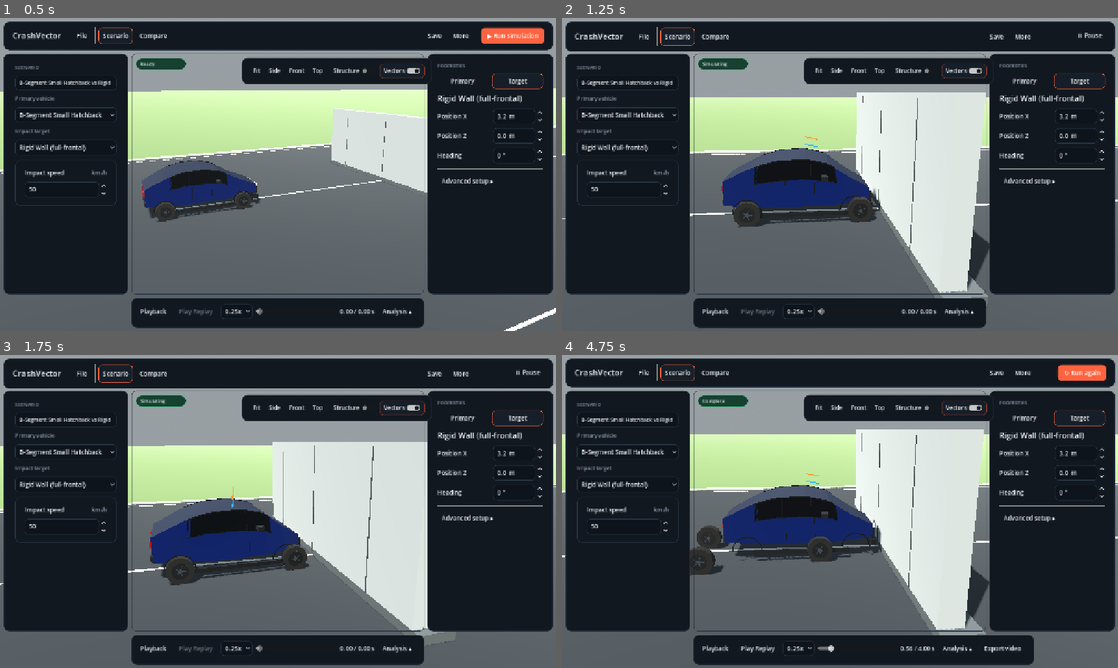
Above: before the commit, frames 1-4 (two rows, left to right).
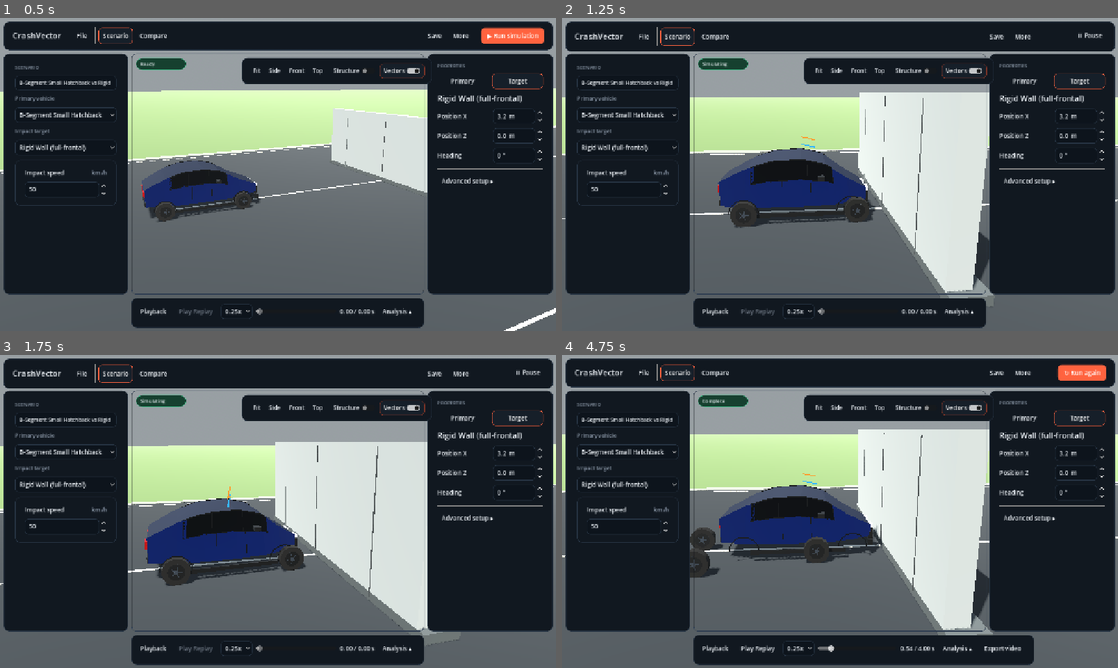
Above: after the commit, the same moments.

Repository: ArrowSK/crashvector
Game: Godot game, scene res://app/main.tscn
The game is run twice, just before and just after one commit, with the same random seed, the same clock (stepped at 60 frames per second) and the same inputs.
Inputs (mouse positions are in pixels of both pictures, inside the frame that each line leads up to):
- Up to frame 1 (0.5 s): no input
- Up to frame 2 (1.25 s): click "▶ Run simulation" at 0.5 s
- Up to frame 3 (1.75 s): tap Enter at 1.25 s; move the mouse to (400, 495) at 1.27 s; hold Right from 1.28 s (still down); click (400, 495) at 1.42 s
- Up to frame 4 (4.75 s): release Right at 2 s; drag from (728, 527) to (812, 574) at 2.02 s; move the mouse to (895, 442) at 2.77 s; hold Right 2.78-3.5 s; drag from (812, 574) to (673, 464) at 3.52 s; move the mouse to (1006, 558) at 4.27 s; hold Left from 4.28 s (still down)

Frame 1 is identical in both runs. In frame 2, 2.6% of the frame differs, in the area x 0-100%, y 23-92%; in frame 3, 1.7%; in frame 4, 2.8%, in the area x 0-100%, y 23-95%.

Commit message:
fix: align physical contact and road-user support

Diff:
--- a/src/road_users/m22_road_user_proxy_3d.gd
+++ b/src/road_users/m22_road_user_proxy_3d.gd
@@ -128,19 +128,6 @@
 	if target_type == ScenarioConfig.TARGET_CYCLIST and impact_received:
 		_release_cyclist_couplings()
 
-func _uses_preimpact_pose_control() -> bool:
-	return target_type == ScenarioConfig.TARGET_CYCLIST or super._uses_preimpact_pose_control()
-
-func _preimpact_gravity_scale_for_body(body: RigidBody3D) -> float:
-	if target_type != ScenarioConfig.TARGET_CYCLIST:
-		return super._preimpact_gravity_scale_for_body(body)
-	# The bicycle frame and wheel support bodies keep their established road
-	# contact. Only the unsupported rider is held upright until a real impact,
-	# avoiding the airborne pre-impact pose without making the bicycle static.
-	if body == self or body in _bicycle_wheels:
-		return 1.0
-	return 0.0
-
 func _on_articulated_body_entered(body: Node) -> void:
 	super._on_articulated_body_entered(body)
 	if target_type == ScenarioConfig.TARGET_CYCLIST and body is VehicleRigidChassis:
--- a/src/road_users/road_user_articulated_proxy_3d.gd
+++ b/src/road_users/road_user_articulated_proxy_3d.gd
@@ -53,6 +53,10 @@
 	for leg in [left_lower_leg, right_lower_leg]:
 		_add_capsule_collision(leg, "LowerLegCollision", 0.072 * scale, 0.36 * scale, Vector3.ZERO)
 		_add_capsule_visual(leg, "LowerLeg", 0.072 * scale, 0.36 * scale, Color(0.08, 0.10, 0.14))
+		# Foot contact closes the previous gap between the lower-leg collider and
+		# the road. The articulated standing pose now has real support under
+		# normal gravity instead of relying on a gravity-disabled pre-impact mode.
+		_add_box_collision(leg, "FootCollision", Vector3(0.26, 0.10, 0.14) * scale, Vector3(0.10, -0.22, 0.0) * scale)
 
 	# Joint-local X is the primary twist/hinge axis. Y/Z form the bounded swing
 	# envelope. These conservative angles are generic numerical limits only.
--- a/src/road_users/road_user_rigid_proxy_3d.gd
+++ b/src/road_users/road_user_rigid_proxy_3d.gd
@@ -31,6 +31,8 @@
 var maximum_speed_ms: float = 0.0
 var maximum_travel_m: float = 0.0
 var maximum_center_height_m: float = 0.0
+var minimum_preimpact_center_height_m: float = 0.0
+var maximum_preimpact_center_height_m: float = 0.0
 var maximum_articulation_angle_deg: float = 0.0
 var maximum_wheel_spin_rad_s: float = 0.0
 var initial_world_position := Vector3.ZERO
@@ -45,12 +47,6 @@
 var _pedestrian_torso: RigidBody3D
 var _bicycle_wheels: Array[RigidBody3D] = []
 var _cleaning_up: bool = false
-# Road users begin each run in a controlled upright pose.  They remain real
-# dynamic rigid bodies so Godot is still solely responsible for the impact
-# impulse, but gravity stays disabled until the first vehicle contact.  This
-# prevents the ungrounded articulated chain from falling or solving itself
-# apart before the approaching vehicle reaches it.
-var _preimpact_pose_active: bool = false
 
 func configure(
 	type_id: StringName,
@@ -106,6 +102,9 @@
 	var center := center_of_mass_position()
 	maximum_travel_m = maxf(maximum_travel_m, center.distance_to(initial_world_position))
 	maximum_center_height_m = maxf(maximum_center_height_m, center.y)
+	if not impact_received:
+		minimum_preimpact_center_height_m = minf(minimum_preimpact_center_height_m, center.y)
+		maximum_preimpact_center_height_m = maxf(maximum_preimpact_center_height_m, center.y)
 	_update_articulation_metrics()
 
 func _build_compatibility_model() -> void:
@@ -188,6 +187,10 @@
 	for leg in [left_lower_leg, right_lower_leg]:
 		_add_capsule_collision(leg, "LowerLegCollision", 0.072 * scale, 0.36 * scale, Vector3.ZERO)
 		_add_capsule_visual(leg, "LowerLeg", 0.072 * scale, 0.36 * scale, Color(0.08, 0.10, 0.14))
+		# The articulated rig needs actual road-contact geometry at the feet.
+		# Without it the entire standing chain begins suspended above the road,
+		# making any pre-impact gravity workaround or impact response unstable.
+		_add_box_collision(leg, "FootCollision", Vector3(0.26, 0.10, 0.14) * scale, Vector3(0.10, -0.22, 0.0) * scale)
 
 	_add_pin_joint("SpineJoint", self, _pedestrian_torso, Vector3(0.0, 1.00 * scale, 0.0))
 	_add_pin_joint("NeckJoint", _pedestrian_torso, head, Vector3(0.0, 1.50 * scale, 0.0))
@@ -414,16 +417,17 @@
 			_initial_relative_bases[body.name] = global_transform.basis.inverse() * body.global_transform.basis
 	initial_world_position = center_of_mass_position()
 	maximum_center_height_m = initial_world_position.y
+	minimum_preimpact_center_height_m = initial_world_position.y
+	maximum_preimpact_center_height_m = initial_world_position.y
 
 func begin_simulation() -> void:
 	set_preview_pose(origin_offset_m, heading_deg)
 	var forward := Vector3.RIGHT.rotated(Vector3.UP, deg_to_rad(heading_deg)).normalized()
 	var initial_velocity := forward * PhysicsMetrics.kmh_to_ms(initial_speed_kmh)
-	_preimpact_pose_active = _uses_preimpact_pose_control()
 	freeze = false
 	sleeping = false
 	linear_velocity = initial_velocity
-	gravity_scale = _preimpact_gravity_scale_for_body(self)
+	gravity_scale = 1.0
 	for body in articulated_bodies:
 		if body == null or not is_instance_valid(body):
 			continue
@@ -431,13 +435,12 @@
 		body.sleeping = false
 		body.linear_velocity = initial_velocity
 		body.angular_velocity = Vector3.ZERO
-		body.gravity_scale = _preimpact_gravity_scale_for_body(body)
+		body.gravity_scale = 1.0
 	simulation_active = true
 	initial_world_position = center_of_mass_position()
 
 func end_simulation() -> void:
 	simulation_active = false
-	_preimpact_pose_active = false
 	freeze = true
 	gravity_scale = 1.0
 	linear_velocity = Vector3.ZERO
@@ -497,28 +500,7 @@
 	# deliberately does not add a second, synthetic impulse to the body chain.
 	if source == null or not simulation_active:
 		return
-	if _preimpact_pose_active:
-		_release_preimpact_pose()
 	impact_received = true
-
-func _release_preimpact_pose() -> void:
-	# This runs only after Godot has reported a vehicle-body contact.  It does
-	# not add any velocity or impulse: the active manifold remains the source of
-	# motion, while gravity returns for the on-road aftermath.
-	_preimpact_pose_active = false
-	gravity_scale = 1.0
-	for body in articulated_bodies:
-		if body != null and is_instance_valid(body):
-			body.gravity_scale = 1.0
-
-func _uses_preimpact_pose_control() -> bool:
-	# A freestanding pedestrian has no support geometry that can settle an
-	# articulated chain before impact. Bicycle wheels do, so retain their normal
-	# gravity/contact behaviour and the resulting physical momentum transfer.
-	return target_type == ScenarioConfig.TARGET_PEDESTRIAN
-
-func _preimpact_gravity_scale_for_body(_body: RigidBody3D) -> float:
-	return 0.0 if _uses_preimpact_pose_control() else 1.0
 
 func _on_articulated_body_entered(body: Node) -> void:
 	if body is VehicleRigidChassis:
@@ -543,6 +525,9 @@
 		weighted += body.linear_velocity * body.mass
 		total += body.mass
 	return weighted / maxf(total, 0.001)
+
+func preimpact_vertical_drift_m() -> float:
+	return maximum_preimpact_center_height_m - minimum_preimpact_center_height_m
 
 func _update_articulation_metrics() -> void:
 	var inverse_root := global_transform.basis.inverse()
--- a/src/vehicles/compact_hatchback.gd
+++ b/src/vehicles/compact_hatchback.gd
@@ -47,6 +47,12 @@
 var safety_cell_collision: CollisionShape3D
 var safety_cell_base_size_m := Vector3.ZERO
 var safety_cell_base_position_m := Vector3.ZERO
+
+# The bumper is the foremost rendered and collidable part of a neutral car.
+# Keep its outer face, the rigid contact face and the deformation origin in the
+# same reference frame so a visible gap cannot exist at first contact.
+const FRONT_BUMPER_CENTER_OFFSET_M := 0.10
+const FRONT_BUMPER_HALF_LENGTH_M := 0.08
 
 func _ready() -> void:
 	model = PassengerCarBuilder.build(vehicle_preset_id, total_mass_kg, 0.0, barrier_x_m, origin_offset_m)
@@ -260,19 +266,18 @@
 	)
 	safety_cell_base_size_m = (safety_cell_collision.shape as BoxShape3D).size
 	safety_cell_base_position_m = safety_cell_collision.position
-	# Give the rendered nose its own thin, full-width contact volume. Previously
-	# the only solid front face sat more than a metre behind the visible bumper,
-	# so the structural model could appear to collapse while a visible gap still
-	# remained. This contact volume is intentionally not deformed: the protected
-	# cell remains the volume that retreats during severe collapse.
+	# Give the rendered bumper its own thin, full-width contact volume. Its outer
+	# face is exactly the foremost neutral visual bumper face; the protected cell
+	# remains the collision volume that retreats during severe collapse.
+	var bumper_face_x := (CompactHatchbackBuilder.STATION_X[CompactHatchbackBuilder.FRONT_STATION] + FRONT_BUMPER_CENTER_OFFSET_M + FRONT_BUMPER_HALF_LENGTH_M) * scale_x
 	rigid_chassis.add_box_shape(
 		"FrontContactCollision",
 		Vector3(0.22 * scale_x, 0.56 * scale_y, 1.34 * scale_z),
-		Vector3(1.91 * scale_x, 0.72 * scale_y, 0.0)
-	)
-	# Keep the visual nose, first physical impact face and deformation origin in
-	# one coordinate system.  This replaces probe-based visual contact guesses.
-	rigid_chassis.configure_front_contact_frame(2.02 * scale_x)
+		Vector3((bumper_face_x - 0.11 * scale_x), 0.72 * scale_y, 0.0)
+	)
+	# Keep the visual bumper, first physical impact face and deformation origin
+	# in one coordinate system. This replaces probe-based visual contact guesses.
+	rigid_chassis.configure_front_contact_frame(bumper_face_x)
 	rigid_chassis.add_front_crush_sensor(
 		Vector3(1.05 * scale_x, 0.72 * scale_y, 1.40 * scale_z),
 		Vector3(1.53 * scale_x, 0.72 * scale_y, 0.0)
@@ -702,7 +707,7 @@
 		var reference := global_reference_transform()
 		var forward := reference.basis.x.normalized()
 		var up := reference.basis.y.normalized()
-		front_bumper.position = model.average_position_for_nodes(front_nodes) + forward * 0.10 - up * 0.12
+		front_bumper.position = model.average_position_for_nodes(front_nodes) + forward * FRONT_BUMPER_CENTER_OFFSET_M - up * 0.12
 		front_bumper.basis = reference.basis
 		var should_detach := (
 			model.broken_beam_count_for_role(&"front_crush") > 0
--- a/tests/m15_articulated_road_users.gd
+++ b/tests/m15_articulated_road_users.gd
@@ -7,6 +7,8 @@
 const ROAD_USER_LAYER: int = 2
 const ROAD_USER_GROUND_LAYER: int = 4
 const MAX_TARGET_SPEED_MS: float = 22.0
+const MAX_PEDESTRIAN_HEIGHT_RISE_M: float = 1.50
+const MAX_PREIMPACT_VERTICAL_DRIFT_M: float = 0.10
 
 func _initialize() -> void:
 	call_deferred("_run")
@@ -24,10 +26,11 @@
 	quit(1)
 
 func _test_pedestrian_articulation(failures: Array[String]) -> void:
-	var result := await _run_case(ScenarioConfig.TARGET_PEDESTRIAN, RoadUserCatalog.PEDESTRIAN_ADULT, 75.0, 60.0)
-	print("M15 pedestrian: impact=%s bodies=%d joints=%d speed=%.2f m/s travel=%.2f m joint_motion=%.1f deg car_y=%.3f m rebound=%.3f m/s" % [
+	var result := await _run_case(ScenarioConfig.TARGET_PEDESTRIAN, RoadUserCatalog.PEDESTRIAN_ADULT, 75.0, 50.0)
+	print("M15 pedestrian: impact=%s bodies=%d joints=%d speed=%.2f m/s travel=%.2f m joint_motion=%.1f deg preimpact_drift=%.3f m height_rise=%.3f m car_y=%.3f m rebound=%.3f m/s" % [
 		str(result.get("impact", false)), int(result.get("bodies", 0)), int(result.get("joints", 0)),
 		float(result.get("speed_ms", 0.0)), float(result.get("travel_m", 0.0)), float(result.get("articulation_deg", 0.0)),
+		float(result.get("preimpact_vertical_drift_m", 0.0)), float(result.get("height_rise_m", 0.0)),
 		float(result.get("car_y_rise_m", 0.0)), float(result.get("car_rebound_ms", 0.0)),
 	])
 	if not bool(result.get("impact", false)):
@@ -40,6 +43,10 @@
 		failures.append("M15 pedestrian did not acquire a material post-impact trajectory")
 	if float(result.get("speed_ms", 0.0)) > MAX_TARGET_SPEED_MS:
 		failures.append("M15 pedestrian solver created non-physical target energy")
+	if float(result.get("preimpact_vertical_drift_m", 0.0)) > MAX_PREIMPACT_VERTICAL_DRIFT_M:
+		failures.append("M15 pedestrian lacks a stable supported stance before contact: %.3f m" % float(result.get("preimpact_vertical_drift_m", 0.0)))
+	if float(result.get("height_rise_m", 0.0)) > MAX_PEDESTRIAN_HEIGHT_RISE_M:
+		failures.append("M15 pedestrian gains an implausible airborne trajectory after a 50 km/h impact: %.3f m" % float(result.get("height_rise_m", 0.0)))
 	if float(result.get("articulation_deg", 0.0)) < 6.0:
 		failures.append("M15 pedestrian still moves effectively as one rigid mannequin")
 	if float(result.get("articulation_deg", 0.0)) > 155.0:
@@ -88,7 +95,9 @@
 	car.show_structure = false
 	car.auto_step = true
 	root.add_child(car)
-	var target := RoadUserArticulatedProxy3D.new()
+	# Exercise the exact stable articulated proxy wired into the production scene,
+	# rather than the lower-level M15 implementation alone.
+	var target := RoadUserArticulatedStableProxy3D.new()
 	target.name = "M15RoadUserTarget"
 	target.configure(target_type, preset_id, target_mass, 0.0, Vector3.ZERO, 0.0, false)
 	root.add_child(target)
@@ -107,6 +116,8 @@
 		"joints": target.articulated_joint_count(),
 		"speed_ms": target.center_of_mass_velocity_ms().length(),
 		"travel_m": target.maximum_travel_m,
+		"preimpact_vertical_drift_m": target.preimpact_vertical_drift_m(),
+		"height_rise_m": maxf(target.maximum_center_height_m - target.initial_world_position.y, 0.0),
 		"articulation_deg": target.maximum_articulation_angle_deg,
 		"wheel_spin_rad_s": target.maximum_wheel_spin_rad_s,
 		"car_y_rise_m": maximum_car_y_rise,
--- a/tests/m19_contact_fidelity.gd
+++ b/tests/m19_contact_fidelity.gd
@@ -83,6 +83,13 @@
 	var chassis := vehicle.rigid_chassis
 	_expect(chassis != null, "M19 probe-layout check could not build the production rigid chassis")
 	if chassis != null:
+		var expected_bumper_face := CompactHatchbackBuilder.STATION_X[CompactHatchbackBuilder.FRONT_STATION] + CompactHatchback.FRONT_BUMPER_CENTER_OFFSET_M + CompactHatchback.FRONT_BUMPER_HALF_LENGTH_M
+		var bumper_collision := chassis.get_node_or_null("FrontContactCollision") as CollisionShape3D
+		_expect(absf(chassis.front_contact_face_x_m - expected_bumper_face) < 0.001, "M19 rigid contact face must match the rendered neutral bumper face")
+		_expect(bumper_collision != null, "M19 passenger car is missing the outer bumper collision volume")
+		if bumper_collision != null and bumper_collision.shape is BoxShape3D:
+			var outer_face := bumper_collision.position.x + (bumper_collision.shape as BoxShape3D).size.x * 0.5
+			_expect(absf(outer_face - expected_bumper_face) < 0.001, "M19 outer bumper collision volume must end at the rendered bumper face")
 		_expect(chassis.front_crush_probe_count() == 3, "M19 passenger car must expose centre plus two lateral front-crush probes")
 		if chassis.front_crush_probes.size() == 3:
 			var centre := chassis.front_crush_probes[0]
